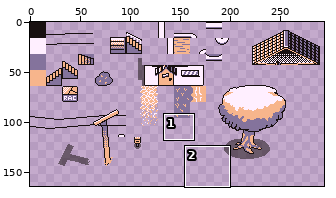
Pixel-art file: art/world_art.aseprite. The first picture is a wide view before the edit; the outline marks the close-up.
Close-up. Before:
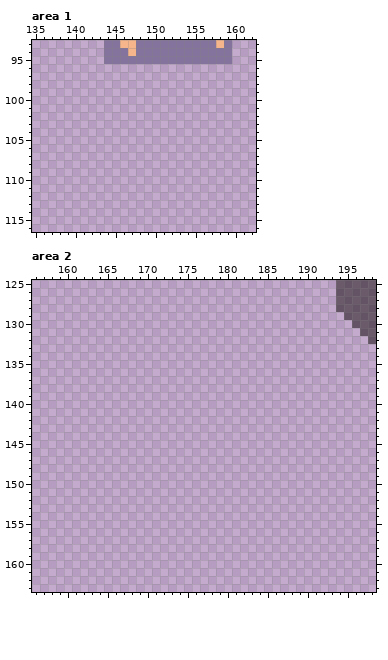
320x208 pixels, 1 frame. Colours within 5 levels of each other are drawn and written as one. Shown: area 1: x 135..162, y 93..116; area 2: x 156..198, y 125..163. The wide view leaves out empty margins.
Now the later version:
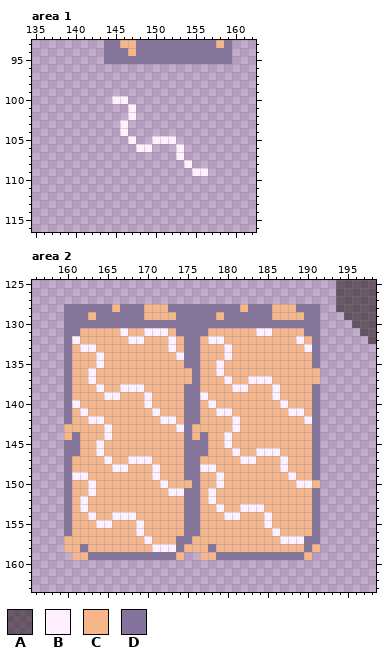
Palette (. is transparent): A #18101085  B #ffefff  C #f7b58c  D #84739c
The exact change:
--- area 1, layer "Flattened"
@@ x 143..158 @@
  99 ................
-100 ................
-101 ................
-102 ................
-103 ................
-104 ................
-105 ................
-106 ................
-107 ................
-108 ................
-109 ................
+100 ..BB............
+101 ....B...........
+102 ....B...........
+103 ...B............
+104 ...B............
+105 ....B..BBB......
+106 .....BB...B.....
+107 ..........B.....
+108 ...........B....
+109 ............BB..
 110 ................
--- area 2, layer "Flattened"
@@ x 156..198 @@
 127 ......................................AAAAA
-128 ......................................AAAAA
-129 .......................................AAAA
-130 ........................................AAA
-131 .........................................AA
-132 ..........................................A
-133 ...........................................
-134 ...........................................
-135 ...........................................
-136 ...........................................
-137 ...........................................
-138 ...........................................
-139 ...........................................
-140 ...........................................
-141 ...........................................
-142 ...........................................
-143 ...........................................
-144 ...........................................
-145 ...........................................
-146 ...........................................
-147 ...........................................
-148 ...........................................
-149 ...........................................
-150 ...........................................
-151 ...........................................
-152 ...........................................
-153 ...........................................
-154 ...........................................
-155 ...........................................
-156 ...........................................
-157 ...........................................
-158 ...........................................
-159 ...........................................
+128 ....DDDDDDCDDDCCCDDDDDDDDDCDDDCCCDDD..AAAAA
+129 ....DDDCDDDDDDCCCCDDDDDCDDDDDDCCCCDD...AAAA
+130 ....DDDDDDDDDDDDDDDDDDDDDDDDDDDDDDDD....AAA
+131 ....DDCCCCCBCCBBBCDDDDCCCCCCBBCCCCDD.....AA
+132 ....DBCCCCCCBBCCCBCDDCBBCCCCCCCCCBCD......A
+133 ....DCBBCCCCCCCCCBCDDCCCBCCCCCCCCCBD.......
+134 ....DCCCBCCCCCCCCCBDDCCCBCCCCCCCCCCD.......
+135 ....DCCCBCCCCCCCCCCDDCCBCCCCCCCCCCCD.......
+136 ....DCCBCCCCCCCCCCCCDCCBCCCCCCCCCCCC.......
+137 ....DCCBCCCCCCCCCCCCDCCCBCCBBBCCCCCC.......
+138 ....DCCCBCCBBBCCCCCDDCCCCBBCCCBCCCCD.......
+139 ....DCCCCBBCCCBCCCCDDBCCCCCCCCBCCCCD.......
+140 ....DBCCCCCCCCBCCCCDDCBCCCCCCCCBCCCD.......
+141 ....DCBCCCCCCCCBCCCDDCCBBCCCCCCCBBCD.......
+142 ....DCCBBCCCCCCCBBCDDCCCCBCCCCCCCCBD.......
+143 ....CCCCCBCCCCCCCCBDCCCCCBCCCCCCCCCD.......
+144 ....CDCCCBCCCCCCCCCDCDCCBCCCCCCCCCCD.......
+145 ....DDCCBCCCCCCCCCCDDDCCBCCCCCCCCCCD.......
+146 ....DDCCBCCCCCCCCCCDDDCCCBCCBBBCCCCD.......
+147 ....DCCCCBCCBBBCCCCDDCCCCCBBCCCBCCCD.......
+148 ....DCCCCCBBCCCBCCCDDBBCCCCCCCCBCCCD.......
+149 ....DBBCCCCCCCCBCCCDDCCBCCCCCCCCBCCD.......
+150 ....DCCBCCCCCCCCBCCCDCCBCCCCCCCCCBBC.......
+151 ....DCCBCCCCCCCCCBBDDCBCCCCCCCCCCCCD.......
+152 ....DCBCCCCCCCCCCCCDDCBCCCCCCCCCCCCD.......
+153 ....DCBCCCCCCCCCCCCDDCCBCCBBBCCCCCCD.......
+154 ....DCCBCCBBBCCCCCCDDCCCBBCCCBCCCCCD.......
+155 ....DCCCBBCCCBCCCCCDDCCCCCCCCBCCCCCD.......
+156 ....DCCCCCCCCBCCCCCDDCCCCCCCCCBCCCCD.......
+157 ....CCCCCCCCCCBCCCDDCCCCCCCCCCCBBBDD.......
+158 ....CCDCCCCCCCCBBBDCCCDCCCCCCCCCCCDC.......
+159 .....CCDDDDDDDDDDDC..CCDDDDDDDDDDDC........
 160 ...........................................
Pixel boxes of the changes (left, top, right, bottom) in both close-ups:
added: (112, 96, 208, 176)
added: (64, 304, 320, 560)
